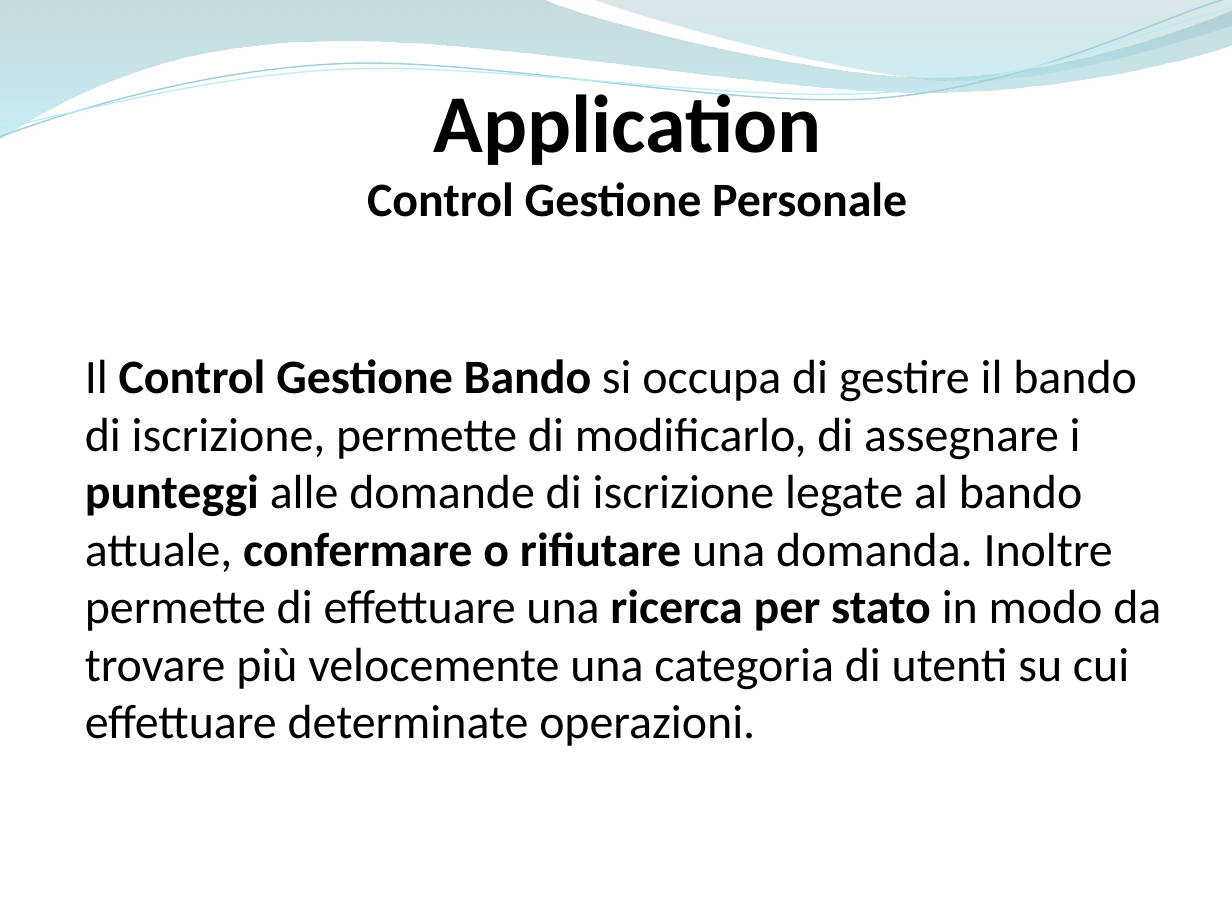
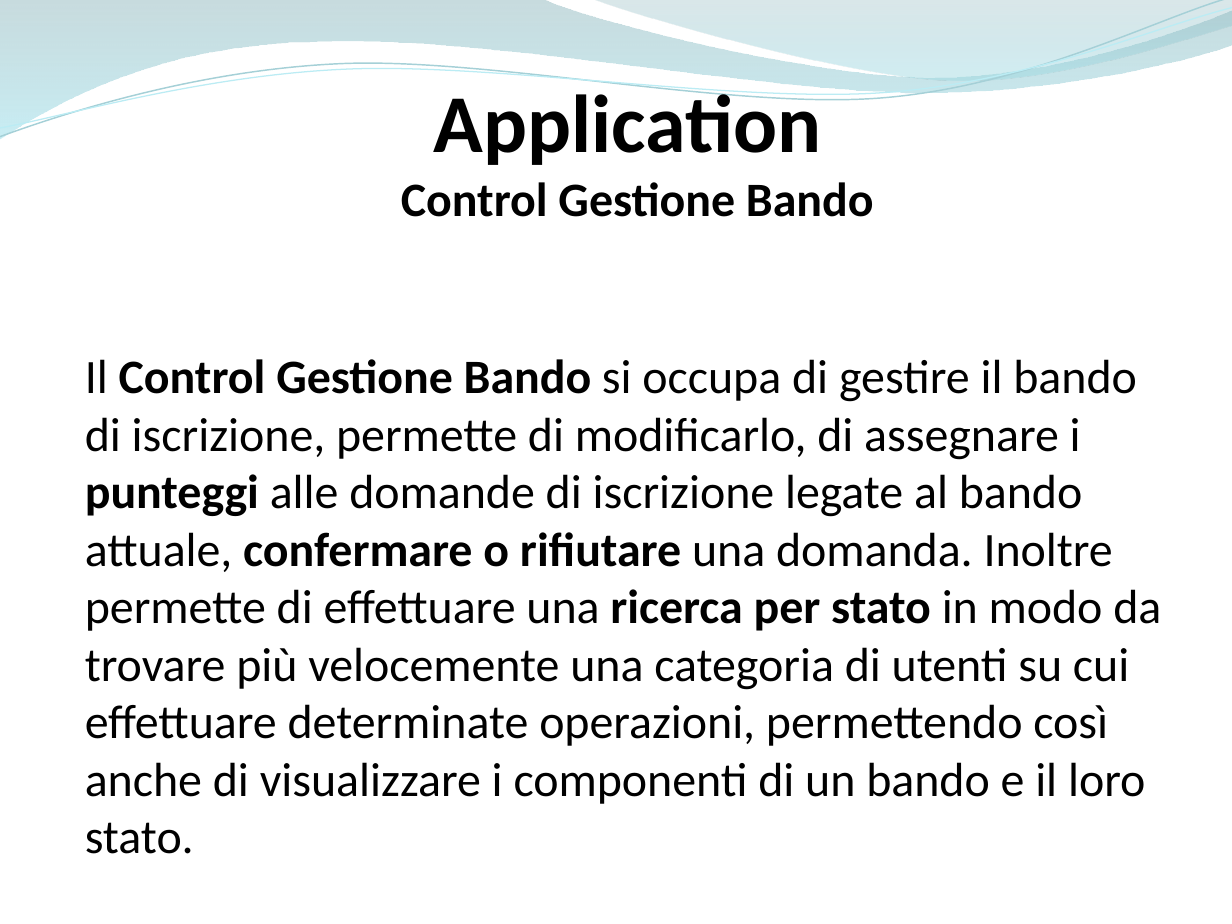
Before and after one commit to ammirate/at-silo, a slide deck: slide 12 of Presentazione/Atsilo1/D'Eugenio/Atsilo_A_DEugenioElisa.pptx (slide 13 before the commit). Drawn at 1232x924 pixels with LibreOffice and Linux fonts; fonts in the diff are those of the drawing. Boxes give left, top, right and bottom in pixels: in the first picture for what was removed or moved away, otherwise in the second. Text is boxed around its words. In the diff, an @@ line names an element or a change of style, - is before the commit and + after.

Commit message:
[WR A] Presentazione!

```diff
--- a/Presentazione/Atsilo1/D'Eugenio/Atsilo_A_DEugenioElisa.pptx
+++ b/Presentazione/Atsilo1/D'Eugenio/Atsilo_A_DEugenioElisa.pptx
@@ text "Application": place and size @@
-text "Application" at [367,84,907,217]
+text "Application" at [401,84,874,217]
@@ text at [401,182,874,217]: text changed @@
-Control Gestione Personale
+Control Gestione Bando
@@ text at [85,359,1161,854]: text changed @@
-Il Control Gestione Bando si occupa di gestire il bando di iscrizione, permette di modificarlo, di assegnare i punteggi alle domande di iscrizione legate al bando attuale, confermare o rifiutare una domanda. Inoltre permette di effettuare una ricerca per stato in modo da trovare più velocemente una categoria di utenti su cui effettuare determinate operazioni.
+Il Control Gestione Bando si occupa di gestire il bando di iscrizione, permette di modificarlo, di assegnare i punteggi alle domande di iscrizione legate al bando attuale, confermare o rifiutare una domanda. Inoltre permette di effettuare una ricerca per stato in modo da trovare più velocemente una categoria di utenti su cui effettuare determinate operazioni, permettendo così anche di visualizzare i componenti di un bando e il loro stato.
```
Also in this commit, not shown: 2 other slides changed, 1 slide removed.
